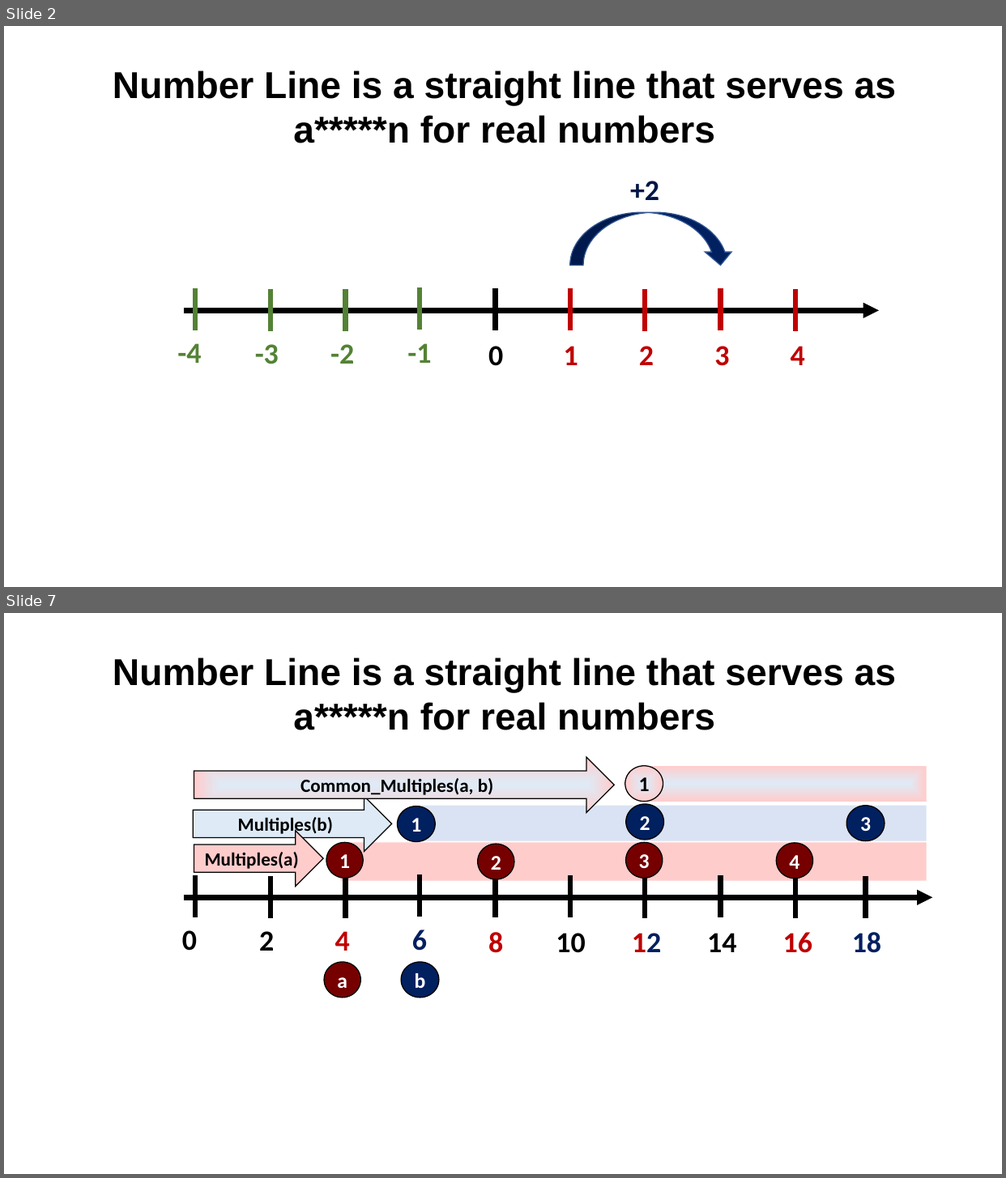
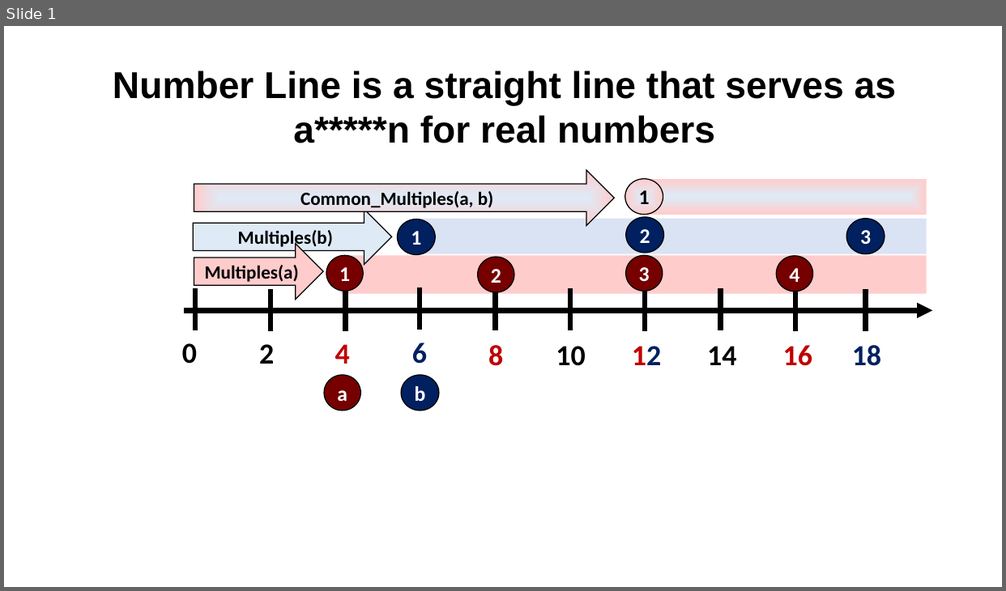
Before and after one commit to valdas1966/myq, a slide deck: Images/Mathematics/Numbers/For Pictures.pptx. Shown one above the other, each under a label of ours: slides 2 and 7 before the commit, slide 1 after it; the slides between them are not shown. The pictures are 1006x1178 and 1006x591 pixels, drawn with LibreOffice and Linux fonts; fonts in the diff are those of the drawing. Boxes give left, top, right and bottom in pixels: in the first picture for what was removed or moved away, otherwise in the second. Text is boxed around its words. In the diff, an @@ line names an element or a change of style, - is before the commit and + after.

```diff
--- a/Images/Mathematics/Numbers/For Pictures.pptx
+++ b/Images/Mathematics/Numbers/For Pictures.pptx
@@ slide 2 removed at box(4, 26, 1002, 587), background #FFFFFF @@
@@ text removed at box(113, 71, 896, 143) @@
-Number Line is a straight line that serves as a*****n for real numbers
@@ text removed at box(630, 181, 659, 200) @@
-+2
@@ curved down arrow removed at box(570, 212, 734, 266) @@
@@ line removed from (195, 288) to (195, 331) @@
@@ line removed from (270, 289) to (270, 331) @@
@@ line removed from (345, 289) to (345, 331) @@
@@ line removed from (420, 288) to (420, 330) @@
@@ line removed from (495, 288) to (495, 331) @@
@@ line removed from (570, 288) to (570, 331) @@
@@ line removed from (645, 289) to (645, 331) @@
@@ line removed from (720, 288) to (720, 331) @@
@@ line removed from (795, 289) to (795, 331) @@
@@ arrow removed from (185, 310) to (879, 310) @@
@@ text removed at box(177, 344, 201, 363) @@
--4
@@ text removed at box(255, 344, 279, 365) @@
--3
@@ text removed at box(330, 344, 354, 364) @@
--2
@@ text removed at box(407, 344, 431, 363) @@
--1
@@ text removed at box(488, 346, 503, 366) @@
-0
@@ text removed at box(564, 346, 578, 365) @@
-1
@@ text removed at box(639, 346, 654, 365) @@
-2
@@ text removed at box(714, 346, 729, 366) @@
-3
@@ text removed at box(791, 346, 805, 365) @@
-4
@@ what was slide 7 is now slide 1 @@
```
Also in this commit, not shown: 2 slides changed, 9 other slides removed, 2 other files.
